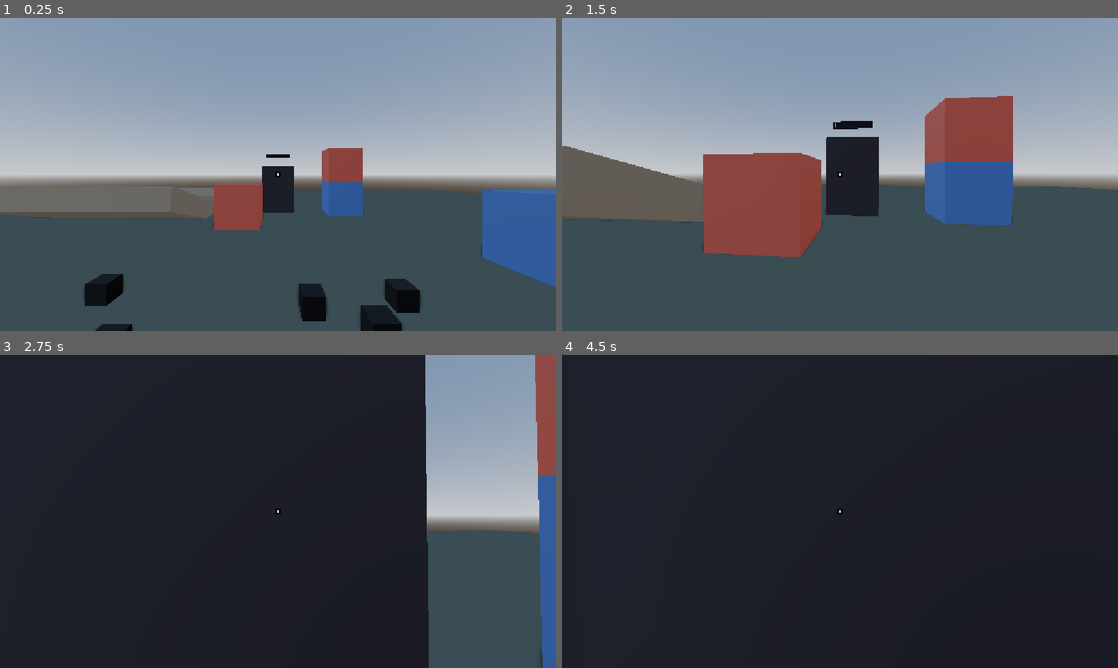
Above: before the commit, frames 1-4 (two rows, left to right).
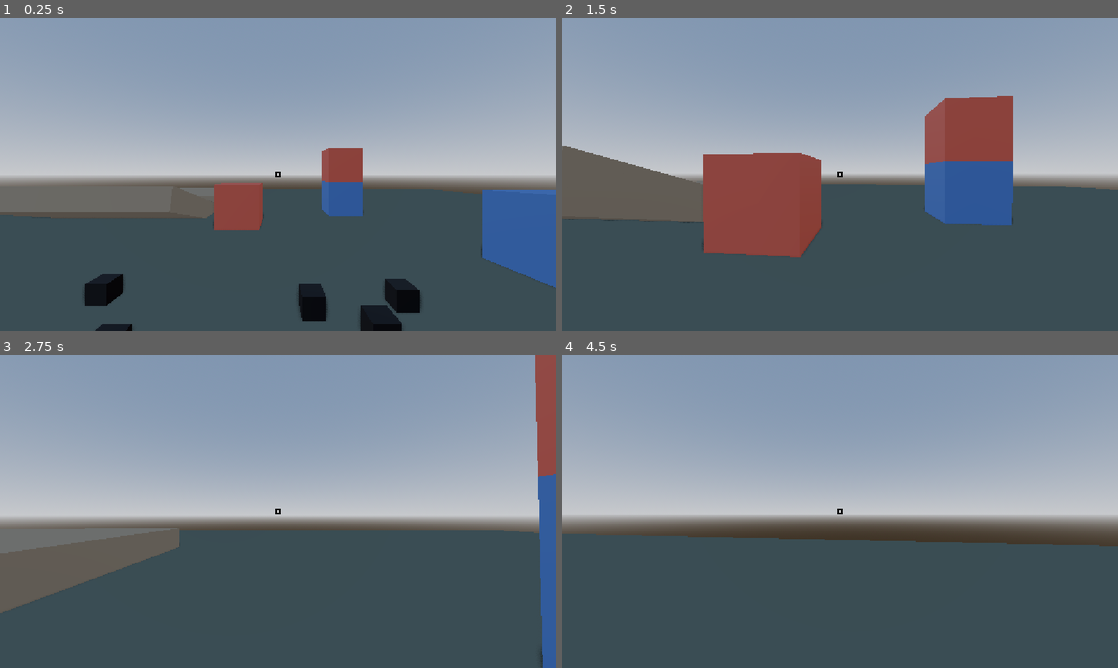
Above: after the commit, the same moments.

Repository: DisaStar-Games/protoype-juno-demi
Game: Godot game, scene res://scenes/main.tscn
Same seed, same stepped clock (60 frames per second), same inputs: the game is played once before the commit and once after it.
Inputs (mouse positions are in pixels of both pictures, inside the frame that each line leads up to):
- Up to frame 1 (0.25 s): no input
- Up to frame 2 (1.5 s): move the mouse to (867, 174) at 0.52 s; hold E (interact) 0.53-1.28 s; hold W (forward) from 0.53 s (still down); tap Space (jump) at 0.77 s; move the mouse to (812, 174) at 1.27 s; tap Ctrl (crouch) at 1.35 s
- Up to frame 3 (2.75 s): keep holding W (forward); tap Space (jump) at 1.52 s; tap E (interact) at 1.55 s; move the mouse to (289, 505) at 2.02 s; hold E (interact) from 2.03 s (still down)
- Up to frame 4 (4.5 s): keep holding W (forward); move the mouse to (834, 517) at 2.77 s; release E (interact) at 2.78 s; tap Shift (walk) at 2.85 s; tap Space (jump) at 3.02, 3.77 s; tap E (interact) at 3.05 s; move the mouse to (878, 514) at 3.52 s; hold E (interact) 3.53-4.28 s; move the mouse to (795, 508) at 4.27 s; tap Ctrl (crouch) at 4.35 s

The runs differ from the first frame. In frame 1, 0.9% of the frame differs, in the area x 37-80%, y 43-68%; in frame 2, 2.6%; in frame 3, 77%; in frame 4, 100%, in the area x 0-100%, y 0-100%.

Commit message:
Train map

Diff:
--- /dev/null
+++ b/levels/TrainBlockout.tscn
@@ -0,0 +1,574 @@
+[gd_scene format=3]
+
+[ext_resource type="PackedScene" uid="uid://jyncanbkjjnq" path="res://player/player.tscn" id="1_player"]
+[ext_resource type="PackedScene" path="res://objects/furnace.tscn" id="2_furnace"]
+[ext_resource type="PackedScene" path="res://objects/coal_pile.tscn" id="3_pile"]
+
+[sub_resource type="StandardMaterial3D" id="Mat_shell"]
+albedo_color = Color(0.22, 0.23, 0.26, 1)
+
+[sub_resource type="StandardMaterial3D" id="Mat_floor"]
+albedo_color = Color(0.13, 0.12, 0.12, 1)
+
+[sub_resource type="StandardMaterial3D" id="Mat_console"]
+albedo_color = Color(0.2, 0.35, 0.85, 1)
+
+[sub_resource type="StandardMaterial3D" id="Mat_item"]
+albedo_color = Color(0.9, 0.8, 0.2, 1)
+
+[sub_resource type="StandardMaterial3D" id="Mat_furniture"]
+albedo_color = Color(0.45, 0.32, 0.22, 1)
+
+[sub_resource type="StandardMaterial3D" id="Mat_crate"]
+albedo_color = Color(0.6, 0.42, 0.2, 1)
+
+[sub_resource type="StandardMaterial3D" id="Mat_gas"]
+albedo_color = Color(0.2, 0.8, 0.3, 1)
+
+[sub_resource type="StandardMaterial3D" id="Mat_window"]
+albedo_color = Color(0.02, 0.04, 0.12, 1)
+emission_enabled = true
+emission = Color(0.05, 0.12, 0.35, 1)
+emission_energy_multiplier = 1.5
+
+[sub_resource type="Environment" id="Environment_night"]
+background_mode = 1
+background_color = Color(0.01, 0.015, 0.03, 1)
+ambient_light_source = 2
+ambient_light_color = Color(0.25, 0.3, 0.5, 1)
+ambient_light_energy = 0.35
+tonemap_mode = 2
+ssao_enabled = true
+
+[node name="TrainBlockout" type="Node3D"]
+
+[node name="WorldEnvironment" type="WorldEnvironment" parent="."]
+environment = SubResource("Environment_night")
+
+[node name="Geometry" type="Node3D" parent="."]
+
+[node name="Labels" type="Node3D" parent="."]
+
+[node name="Lights" type="Node3D" parent="."]
+
+[node name="Floor1" type="CSGBox3D" parent="Geometry"]
+transform = Transform3D(1, 0, 0, 0, 1, 0, 0, 0, 1, 0, -0.1, 20.0)
+use_collision = true
+size = Vector3(4.4, 0.2, 40.4)
+material = SubResource("Mat_floor")
+
+[node name="Ceiling1" type="CSGBox3D" parent="Geometry"]
+transform = Transform3D(1, 0, 0, 0, 1, 0, 0, 0, 1, 0, 4.6, 20.0)
+use_collision = true
+size = Vector3(4.4, 0.2, 40.4)
+material = SubResource("Mat_shell")
+
+[node name="SideWall1" type="CSGBox3D" parent="Geometry"]
+transform = Transform3D(1, 0, 0, 0, 1, 0, 0, 0, 1, -2.1, 2.25, 20.0)
+use_collision = true
+size = Vector3(0.2, 4.5, 40.4)
+material = SubResource("Mat_shell")
+
+[node name="SideWall2" type="CSGBox3D" parent="Geometry"]
+transform = Transform3D(1, 0, 0, 0, 1, 0, 0, 0, 1, 2.1, 2.25, 20.0)
+use_collision = true
+size = Vector3(0.2, 4.5, 40.4)
+material = SubResource("Mat_shell")
+
+[node name="FrontWall1" type="CSGBox3D" parent="Geometry"]
+transform = Transform3D(1, 0, 0, 0, 1, 0, 0, 0, 1, 0, 2.25, -0.1)
+use_collision = true
+size = Vector3(4.0, 4.5, 0.2)
+material = SubResource("Mat_shell")
+
+[node name="BackWall1" type="CSGBox3D" parent="Geometry"]
+transform = Transform3D(1, 0, 0, 0, 1, 0, 0, 0, 1, 0, 2.25, 40.1)
+use_collision = true
+size = Vector3(4.0, 4.5, 0.2)
+material = SubResource("Mat_shell")
+
+[node name="Partition1" type="CSGBox3D" parent="Geometry"]
+transform = Transform3D(1, 0, 0, 0, 1, 0, 0, 0, 1, -1.4, 2.25, 8.0)
+use_collision = true
+size = Vector3(1.2, 4.5, 0.2)
+material = SubResource("Mat_shell")
+
+[node name="Partition2" type="CSGBox3D" parent="Geometry"]
+transform = Transform3D(1, 0, 0, 0, 1, 0, 0, 0, 1, 1.4, 2.25, 8.0)
+use_collision = true
+size = Vector3(1.2, 4.5, 0.2)
+material = SubResource("Mat_shell")
+
+[node name="Lintel1" type="CSGBox3D" parent="Geometry"]
+transform = Transform3D(1, 0, 0, 0, 1, 0, 0, 0, 1, 0, 3.35, 8.0)
+use_collision = true
+size = Vector3(1.6, 2.3, 0.2)
+material = SubResource("Mat_shell")
+
+[node name="Partition3" type="CSGBox3D" parent="Geometry"]
+transform = Transform3D(1, 0, 0, 0, 1, 0, 0, 0, 1, -1.4, 2.25, 16.0)
+use_collision = true
+size = Vector3(1.2, 4.5, 0.2)
+material = SubResource("Mat_shell")
+
+[node name="Partition4" type="CSGBox3D" parent="Geometry"]
+transform = Transform3D(1, 0, 0, 0, 1, 0, 0, 0, 1, 1.4, 2.25, 16.0)
+use_collision = true
+size = Vector3(1.2, 4.5, 0.2)
+material = SubResource("Mat_shell")
+
+[node name="Lintel2" type="CSGBox3D" parent="Geometry"]
+transform = Transform3D(1, 0, 0, 0, 1, 0, 0, 0, 1, 0, 3.35, 16.0)
+use_collision = true
+size = Vector3(1.6, 2.3, 0.2)
+material = SubResource("Mat_shell")
+
+[node name="Partition5" type="CSGBox3D" parent="Geometry"]
+transform = Transform3D(1, 0, 0, 0, 1, 0, 0, 0, 1, -1.4, 2.25, 24.0)
+use_collision = true
+size = Vector3(1.2, 4.5, 0.2)
+material = SubResource("Mat_shell")
+
+[node name="Partition6" type="CSGBox3D" parent="Geometry"]
+transform = Transform3D(1, 0, 0, 0, 1, 0, 0, 0, 1, 1.4, 2.25, 24.0)
+use_collision = true
+size = Vector3(1.2, 4.5, 0.2)
+material = SubResource("Mat_shell")
+
+[node name="Lintel3" type="CSGBox3D" parent="Geometry"]
+transform = Transform3D(1, 0, 0, 0, 1, 0, 0, 0, 1, 0, 3.35, 24.0)
+use_collision = true
+size = Vector3(1.6, 2.3, 0.2)
+material = SubResource("Mat_shell")
+
+[node name="Partition7" type="CSGBox3D" parent="Geometry"]
+transform = Transform3D(1, 0, 0, 0, 1, 0, 0, 0, 1, -1.4, 2.25, 32.0)
+use_collision = true
+size = Vector3(1.2, 4.5, 0.2)
+material = SubResource("Mat_shell")
+
+[node name="Partition8" type="CSGBox3D" parent="Geometry"]
+transform = Transform3D(1, 0, 0, 0, 1, 0, 0, 0, 1, 1.4, 2.25, 32.0)
+use_collision = true
+size = Vector3(1.2, 4.5, 0.2)
+material = SubResource("Mat_shell")
+
+[node name="Lintel4" type="CSGBox3D" parent="Geometry"]
+transform = Transform3D(1, 0, 0, 0, 1, 0, 0, 0, 1, 0, 3.35, 32.0)
+use_collision = true
+size = Vector3(1.6, 2.3, 0.2)
+material = SubResource("Mat_shell")
+
+[node name="FrontWindow1" type="CSGBox3D" parent="Geometry"]
+transform = Transform3D(1, 0, 0, 0, 1, 0, 0, 0, 1, 0, 2.6, 0.02)
+use_collision = false
+size = Vector3(3.0, 1.4, 0.05)
+material = SubResource("Mat_window")
+
+[node name="Window1" type="CSGBox3D" parent="Geometry"]
+transform = Transform3D(1, 0, 0, 0, 1, 0, 0, 0, 1, -1.98, 2.4, 2.0)
+use_collision = false
+size = Vector3(0.05, 1.0, 2.0)
+material = SubResource("Mat_window")
+
+[node name="Window2" type="CSGBox3D" parent="Geometry"]
+transform = Transform3D(1, 0, 0, 0, 1, 0, 0, 0, 1, -1.98, 2.4, 6.0)
+use_collision = false
+size = Vector3(0.05, 1.0, 2.0)
+material = SubResource("Mat_window")
+
+[node name="Window3" type="CSGBox3D" parent="Geometry"]
+transform = Transform3D(1, 0, 0, 0, 1, 0, 0, 0, 1, 1.98, 2.4, 2.0)
+use_collision = false
+size = Vector3(0.05, 1.0, 2.0)
+material = SubResource("Mat_window")
+
+[node name="Window4" type="CSGBox3D" parent="Geometry"]
+transform = Transform3D(1, 0, 0, 0, 1, 0, 0, 0, 1, 1.98, 2.4, 6.0)
+use_collision = false
+size = Vector3(0.05, 1.0, 2.0)
+material = SubResource("Mat_window")
+
+[node name="Window5" type="CSGBox3D" parent="Geometry"]
+transform = Transform3D(1, 0, 0, 0, 1, 0, 0, 0, 1, -1.98, 2.4, 10.0)
+use_collision = false
+size = Vector3(0.05, 1.0, 2.0)
+material = SubResource("Mat_window")
+
+[node name="Window6" type="CSGBox3D" parent="Geometry"]
+transform = Transform3D(1, 0, 0, 0, 1, 0, 0, 0, 1, -1.98, 2.4, 14.0)
+use_collision = false
+size = Vector3(0.05, 1.0, 2.0)
+material = SubResource("Mat_window")
+
+[node name="Window7" type="CSGBox3D" parent="Geometry"]
+transform = Transform3D(1, 0, 0, 0, 1, 0, 0, 0, 1, 1.98, 2.4, 10.0)
+use_collision = false
+size = Vector3(0.05, 1.0, 2.0)
+material = SubResource("Mat_window")
+
+[node name="Window8" type="CSGBox3D" parent="Geometry"]
+transform = Transform3D(1, 0, 0, 0, 1, 0, 0, 0, 1, 1.98, 2.4, 14.0)
+use_collision = false
+size = Vector3(0.05, 1.0, 2.0)
+material = SubResource("Mat_window")
+
+[node name="Window9" type="CSGBox3D" parent="Geometry"]
+transform = Transform3D(1, 0, 0, 0, 1, 0, 0, 0, 1, -1.98, 2.4, 18.0)
+use_collision = false
+size = Vector3(0.05, 1.0, 2.0)
+material = SubResource("Mat_window")
+
+[node name="Window10" type="CSGBox3D" parent="Geometry"]
+transform = Transform3D(1, 0, 0, 0, 1, 0, 0, 0, 1, -1.98, 2.4, 22.0)
+use_collision = false
+size = Vector3(0.05, 1.0, 2.0)
+material = SubResource("Mat_window")
+
+[node name="Window11" type="CSGBox3D" parent="Geometry"]
+transform = Transform3D(1, 0, 0, 0, 1, 0, 0, 0, 1, 1.98, 2.4, 18.0)
+use_collision = false
+size = Vector3(0.05, 1.0, 2.0)
+material = SubResource("Mat_window")
+
+[node name="Window12" type="CSGBox3D" parent="Geometry"]
+transform = Transform3D(1, 0, 0, 0, 1, 0, 0, 0, 1, 1.98, 2.4, 22.0)
+use_collision = false
+size = Vector3(0.05, 1.0, 2.0)
+material = SubResource("Mat_window")
+
+[node name="Window13" type="CSGBox3D" parent="Geometry"]
+transform = Transform3D(1, 0, 0, 0, 1, 0, 0, 0, 1, -1.98, 2.4, 26.0)
+use_collision = false
+size = Vector3(0.05, 1.0, 2.0)
+material = SubResource("Mat_window")
+
+[node name="Window14" type="CSGBox3D" parent="Geometry"]
+transform = Transform3D(1, 0, 0, 0, 1, 0, 0, 0, 1, -1.98, 2.4, 30.0)
+use_collision = false
+size = Vector3(0.05, 1.0, 2.0)
+material = SubResource("Mat_window")
+
+[node name="Window15" type="CSGBox3D" parent="Geometry"]
+transform = Transform3D(1, 0, 0, 0, 1, 0, 0, 0, 1, 1.98, 2.4, 26.0)
+use_collision = false
+size = Vector3(0.05, 1.0, 2.0)
+material = SubResource("Mat_window")
+
+[node name="Window16" type="CSGBox3D" parent="Geometry"]
+transform = Transform3D(1, 0, 0, 0, 1, 0, 0, 0, 1, 1.98, 2.4, 30.0)
+use_collision = false
+size = Vector3(0.05, 1.0, 2.0)
+material = SubResource("Mat_window")
+
+[node name="Window17" type="CSGBox3D" parent="Geometry"]
+transform = Transform3D(1, 0, 0, 0, 1, 0, 0, 0, 1, -1.98, 2.4, 34.0)
+use_collision = false
+size = Vector3(0.05, 1.0, 2.0)
+material = SubResource("Mat_window")
+
+[node name="Window18" type="CSGBox3D" parent="Geometry"]
+transform = Transform3D(1, 0, 0, 0, 1, 0, 0, 0, 1, -1.98, 2.4, 38.0)
+use_collision = false
+size = Vector3(0.05, 1.0, 2.0)
+material = SubResource("Mat_window")
+
+[node name="Window19" type="CSGBox3D" parent="Geometry"]
+transform = Transform3D(1, 0, 0, 0, 1, 0, 0, 0, 1, 1.98, 2.4, 34.0)
+use_collision = false
+size = Vector3(0.05, 1.0, 2.0)
+material = SubResource("Mat_window")
+
+[node name="Window20" type="CSGBox3D" parent="Geometry"]
+transform = Transform3D(1, 0, 0, 0, 1, 0, 0, 0, 1, 1.98, 2.4, 38.0)
+use_collision = false
+size = Vector3(0.05, 1.0, 2.0)
+material = SubResource("Mat_window")
+
+[node name="Console1" type="CSGBox3D" parent="Geometry"]
+transform = Transform3D(1, 0, 0, 0, 1, 0, 0, 0, 1, 0, 0.5, 1.3)
+use_collision = true
+size = Vector3(3.0, 1.0, 0.9)
+material = SubResource("Mat_console")
+
+[node name="Shelf1" type="CSGBox3D" parent="Geometry"]
+transform = Transform3D(1, 0, 0, 0, 1, 0, 0, 0, 1, -1.75, 1.6, 4.5)
+use_collision = true
+size = Vector3(0.5, 0.1, 3.0)
+material = SubResource("Mat_item")
+
+[node name="Bed1" type="CSGBox3D" parent="Geometry"]
+transform = Transform3D(1, 0, 0, 0, 1, 0, 0, 0, 1, 1.35, 0.25, 6.6)
+use_collision = true
+size = Vector3(1.2, 0.5, 2.2)
+material = SubResource("Mat_furniture")
+
+[node name="Seat1" type="CSGBox3D" parent="Geometry"]
+transform = Transform3D(1, 0, 0, 0, 1, 0, 0, 0, 1, -1.4, 0.25, 10.0)
+use_collision = true
+size = Vector3(0.9, 0.5, 0.9)
+material = SubResource("Mat_furniture")
+
+[node name="Seat2" type="CSGBox3D" parent="Geometry"]
+transform = Transform3D(1, 0, 0, 0, 1, 0, 0, 0, 1, 1.4, 0.25, 10.0)
+use_collision = true
+size = Vector3(0.9, 0.5, 0.9)
+material = SubResource("Mat_furniture")
+
+[node name="Seat3" type="CSGBox3D" parent="Geometry"]
+transform = Transform3D(1, 0, 0, 0, 1, 0, 0, 0, 1, -1.4, 0.25, 12.0)
+use_collision = true
+size = Vector3(0.9, 0.5, 0.9)
+material = SubResource("Mat_furniture")
+
+[node name="Seat4" type="CSGBox3D" parent="Geometry"]
+transform = Transform3D(1, 0, 0, 0, 1, 0, 0, 0, 1, 1.4, 0.25, 12.0)
+use_collision = true
+size = Vector3(0.9, 0.5, 0.9)
+material = SubResource("Mat_furniture")
+
+[node name="Seat5" type="CSGBox3D" parent="Geometry"]
+transform = Transform3D(1, 0, 0, 0, 1, 0, 0, 0, 1, -1.4, 0.25, 14.0)
+use_collision = true
+size = Vector3(0.9, 0.5, 0.9)
+material = SubResource("Mat_furniture")
+
+[node name="Seat6" type="CSGBox3D" parent="Geometry"]
+transform = Transform3D(1, 0, 0, 0, 1, 0, 0, 0, 1, 1.4, 0.25, 14.0)
+use_collision = true
+size = Vector3(0.9, 0.5, 0.9)
+material = SubResource("Mat_furniture")
+
+[node name="Crate1" type="CSGBox3D" parent="Geometry"]
+transform = Transform3D(1, 0, 0, 0, 1, 0, 0, 0, 1, -1.3, 0.6, 18.0)
+use_collision = true
+size = Vector3(1.2, 1.2, 1.2)
+material = SubResource("Mat_crate")
+
+[node name="Crate2" type="CSGBox3D" parent="Geometry"]
+transform = Transform3D(1, 0, 0, 0, 1, 0, 0, 0, 1, -1.3, 0.5, 19.4)
+use_collision = true
+size = Vector3(1.0, 1.0, 1.0)
+material = SubResource("Mat_crate")
+
+[node name="Crate3" type="CSGBox3D" parent="Geometry"]
+transform = Transform3D(1, 0, 0, 0, 1, 0, 0, 0, 1, 1.2, 0.65, 21.0)
+use_collision = true
+size = Vector3(1.3, 1.3, 1.3)
+material = SubResource("Mat_crate")
+
+[node name="Crate4" type="CSGBox3D" parent="Geometry"]
+transform = Transform3D(1, 0, 0, 0, 1, 0, 0, 0, 1, -1.2, 0.55, 22.5)
+use_collision = true
+size = Vector3(1.1, 1.1, 1.1)
+material = SubResource("Mat_crate")
+
+[node name="Crate5" type="CSGBox3D" parent="Geometry"]
+transform = Transform3D(1, 0, 0, 0, 1, 0, 0, 0, 1, 1.4, 0.45, 18.5)
+use_collision = true
+size = Vector3(0.9, 0.9, 0.9)
+material = SubResource("Mat_crate")
+
+[node name="BrakeReservoir1" type="CSGBox3D" parent="Geometry"]
+transform = Transform3D(1, 0, 0, 0, 1, 0, 0, 0, 1, -1.5, 0.6, 30.6)
+use_collision = true
+size = Vector3(0.8, 1.2, 0.8)
+material = SubResource("Mat_console")
+
+[node name="Pipe1" type="CSGCylinder3D" parent="Geometry"]
+transform = Transform3D(1, 0, 0, 0, 0, -1, 0, 1, 0, -1.85, 1.0, 36.0)
+use_collision = true
+radius = 0.12
+height = 7.6
+material = SubResource("Mat_gas")
+
+[node name="Pipe2" type="CSGCylinder3D" parent="Geometry"]
+transform = Transform3D(1, 0, 0, 0, 0, -1, 0, 1, 0, -1.85, 3.2, 36.0)
+use_collision = true
+radius = 0.12
+height = 7.6
+material = SubResource("Mat_gas")
+
+[node name="Pipe3" type="CSGCylinder3D" parent="Geometry"]
+transform = Transform3D(1, 0, 0, 0, 0, -1, 0, 1, 0, 1.85, 1.0, 36.0)
+use_collision = true
+radius = 0.12
+height = 7.6
+material = SubResource("Mat_gas")
+
+[node name="Pipe4" type="CSGCylinder3D" parent="Geometry"]
+transform = Transform3D(1, 0, 0, 0, 0, -1, 0, 1, 0, 1.85, 3.2, 36.0)
+use_collision = true
+radius = 0.12
+height = 7.6
+material = SubResource("Mat_gas")
+
+[node name="Label1" type="Label3D" parent="Labels"]
+transform = Transform3D(1, 0, 0, 0, 1, 0, 0, 0, 1, 0, 4.0, 4.0)
+billboard = 1
+pixel_size = 0.01
+font_size = 96
+outline_size = 12
+modulate = Color(1, 1, 1, 1)
+text = "COCKPIT"
+
+[node name="RoomLight1" type="OmniLight3D" parent="Lights"]
+transform = Transform3D(1, 0, 0, 0, 1, 0, 0, 0, 1, 0, 3.9, 4.0)
+light_color = Color(1, 0.9, 0.7, 1)
+light_energy = 1.2
+shadow_enabled = true
+omni_range = 9.0
+
+[node name="Label2" type="Label3D" parent="Labels"]
+transform = Transform3D(1, 0, 0, 0, 1, 0, 0, 0, 1, 0, 4.0, 12.0)
+billboard = 1
+pixel_size = 0.01
+font_size = 96
+outline_size = 12
+modulate = Color(1, 1, 1, 1)
+text = "CABIN A"
+
+[node name="RoomLight2" type="OmniLight3D" parent="Lights"]
+transform = Transform3D(1, 0, 0, 0, 1, 0, 0, 0, 1, 0, 3.9, 12.0)
+light_color = Color(1, 0.85, 0.6, 1)
+light_energy = 1.2
+shadow_enabled = true
+omni_range = 9.0
+
+[node name="Label3" type="Label3D" parent="Labels"]
+transform = Transform3D(1, 0, 0, 0, 1, 0, 0, 0, 1, 0, 4.0, 20.0)
+billboard = 1
+pixel_size = 0.01
+font_size = 96
+outline_size = 12
+modulate = Color(1, 1, 1, 1)
+text = "CABIN B (CARGO)"
+
+[node name="RoomLight3" type="OmniLight3D" parent="Lights"]
+transform = Transform3D(1, 0, 0, 0, 1, 0, 0, 0, 1, 0, 3.9, 20.0)
+light_color = Color(1, 0.85, 0.6, 1)
+light_energy = 1.2
+shadow_enabled = true
+omni_range = 9.0
+
+[node name="Label4" type="Label3D" parent="Labels"]
+transform = Transform3D(1, 0, 0, 0, 1, 0, 0, 0, 1, 0, 4.0, 28.0)
+billboard = 1
+pixel_size = 0.01
+font_size = 96
+outline_size = 12
+modulate = Color(1, 1, 1, 1)
+text = "MECHANICAL ROOM"
+
+[node name="RoomLight4" type="OmniLight3D" parent="Lights"]
+transform = Transform3D(1, 0, 0, 0, 1, 0, 0, 0, 1, 0, 3.9, 28.0)
+light_color = Color(1, 0.55, 0.25, 1)
+light_energy = 1.2
+shadow_enabled = true
+omni_range = 9.0
+
+[node name="Label5" type="Label3D" parent="Labels"]
+transform = Transform3D(1, 0, 0, 0, 1, 0, 0, 0, 1, 0, 4.0, 36.0)
+billboard = 1
+pixel_size = 0.01
+font_size = 96
+outline_size = 12
+modulate = Color(1, 1, 1, 1)
+text = "GAS CHAMBER"
+
+[node name="RoomLight5" type="OmniLight3D" parent="Lights"]
+transform = Transform3D(1, 0, 0, 0, 1, 0, 0, 0, 1, 0, 3.9, 36.0)
+light_color = Color(0.4, 1, 0.5, 1)
+light_energy = 1.2
+shadow_enabled = true
+omni_range = 9.0
+
+[node name="Label6" type="Label3D" parent="Labels"]
+transform = Transform3D(1, 0, 0, 0, 1, 0, 0, 0, 1, 0, 1.6, 1.3)
+billboard = 1
+pixel_size = 0.01
+font_size = 48
+outline_size = 12
+modulate = Color(0.5, 0.7, 1, 1)
+text = "Console"
+
+[node name="Label7" type="Label3D" parent="Labels"]
+transform = Transform3D(1, 0, 0, 0, 1, 0, 0, 0, 1, -1.5, 2.1, 4.5)
+billboard = 1
+pixel_size = 0.01
+font_size = 40
+outline_size = 12
+modulate = Color(1, 0.9, 0.3, 1)
+text = "Shelf (items)"
+
+[node name="Label8" type="Label3D" parent="Labels"]
+transform = Transform3D(1, 0, 0, 0, 1, 0, 0, 0, 1, 1.35, 1.1, 6.6)
+billboard = 1
+pixel_size = 0.01
+font_size = 40
+outline_size = 12
+modulate = Color(1, 1, 1, 1)
+text = "Bed"
+
+[node name="Label9" type="Label3D" parent="Labels"]
+transform = Transform3D(1, 0, 0, 0, 1, 0, 0, 0, 1, 0, 1.4, 12.0)
+billboard = 1
+pixel_size = 0.01
+font_size = 40
+outline_size = 12
+modulate = Color(1, 1, 1, 1)
+text = "Seats"
+
+[node name="Label10" type="Label3D" parent="Labels"]
+transform = Transform3D(1, 0, 0, 0, 1, 0, 0, 0, 1, 0, 2.6, 20.0)
+billboard = 1
+pixel_size = 0.01
+font_size = 40
+outline_size = 12
+modulate = Color(1, 1, 1, 1)
+text = "Cargo"
+
+[node name="Label11" type="Label3D" parent="Labels"]
+transform = Transform3D(1, 0, 0, 0, 1, 0, 0, 0, 1, -1.5, 1.7, 30.6)
+billboard = 1
+pixel_size = 0.01
+font_size = 40
+outline_size = 12
+modulate = Color(0.5, 0.7, 1, 1)
+text = "Brake reservoir"
+
+[node name="Label12" type="Label3D" parent="Labels"]
+transform = Transform3D(1, 0, 0, 0, 1, 0, 0, 0, 1, -1.3, 1.9, 26.3)
+billboard = 1
+pixel_size = 0.01
+font_size = 40
+outline_size = 12
+modulate = Color(1, 0.9, 0.3, 1)
+text = "Coal pile"
+
+[node name="Label13" type="Label3D" parent="Labels"]
+transform = Transform3D(1, 0, 0, 0, 1, 0, 0, 0, 1, 0.9, 4.2, 29.0)
+billboard = 1
+pixel_size = 0.01
+font_size = 48
+outline_size = 12
+modulate = Color(1, 0.6, 0.3, 1)
+text = "Furnace"
+
+[node name="Label14" type="Label3D" parent="Labels"]
+transform = Transform3D(1, 0, 0, 0, 1, 0, 0, 0, 1, 0, 2.2, 36.0)
+billboard = 1
+pixel_size = 0.01
+font_size = 40
+outline_size = 12
+modulate = Color(0.4, 1, 0.5, 1)
+text = "Gas pipes"
+
+[node name="Furnace" parent="." instance=ExtResource("2_furnace")]
+transform = Transform3D(-1, 0, 0, 0, 1, 0, 0, 0, -1, 0.9, 0, 29.0)
+
+[node name="CoalPile" parent="." instance=ExtResource("3_pile")]
+transform = Transform3D(1, 0, 0, 0, 1, 0, 0, 0, 1, -1.2, 0, 26.3)
+
+[node name="Player" parent="." instance=ExtResource("1_player")]
+transform = Transform3D(1, 0, 0, 0, 1, 0, 0, 0, 1, -0.3, 0.1, 4.5)
--- /dev/null
+++ b/objects/coal_pile.gd
@@ -0,0 +1,12 @@
+extends StaticBody3D
+
+## Endless coal source: the player grabs a fresh coal cube straight from the pile.
+
+@export var coal_scene: PackedScene
+
+
+func spawn_coal() -> RigidBody3D:
+	var coal := coal_scene.instantiate() as RigidBody3D
+	get_tree().current_scene.add_child(coal)
+	coal.global_position = global_position + Vector3(0, 0.8, 0)
+	return coal
--- /dev/null
+++ b/objects/coal_pile.tscn
@@ -0,0 +1,43 @@
+[gd_scene format=3]
+
+[ext_resource type="Script" path="res://objects/coal_pile.gd" id="1_pile"]
+[ext_resource type="PackedScene" path="res://objects/coal.tscn" id="2_coal"]
+
+[sub_resource type="StandardMaterial3D" id="StandardMaterial3D_pile"]
+albedo_color = Color(0.1, 0.1, 0.11, 1)
+roughness = 0.8
+
+[sub_resource type="BoxMesh" id="BoxMesh_base"]
+material = SubResource("StandardMaterial3D_pile")
+size = Vector3(1.6, 0.5, 1.6)
+
+[sub_resource type="BoxMesh" id="BoxMesh_mid"]
+material = SubResource("StandardMaterial3D_pile")
+size = Vector3(1.1, 0.4, 1.1)
+
+[sub_resource type="BoxMesh" id="BoxMesh_top"]
+material = SubResource("StandardMaterial3D_pile")
+size = Vector3(0.6, 0.3, 0.6)
+
+[sub_resource type="BoxShape3D" id="BoxShape3D_pile"]
+size = Vector3(1.6, 0.9, 1.6)
+
+[node name="CoalPile" type="StaticBody3D" groups=["coal_pile"]]
+script = ExtResource("1_pile")
+coal_scene = ExtResource("2_coal")
+
+[node name="Base" type="MeshInstance3D" parent="."]
+transform = Transform3D(1, 0, 0, 0, 1, 0, 0, 0, 1, 0, 0.25, 0)
+mesh = SubResource("BoxMesh_base")
+
+[node name="Mid" type="MeshInstance3D" parent="."]
+transform = Transform3D(0.94, 0, 0.342, 0, 1, 0, -0.342, 0, 0.94, 0, 0.7, 0)
+mesh = SubResource("BoxMesh_mid")
+
+[node name="Top" type="MeshInstance3D" parent="."]
+transform = Transform3D(0.766, 0, -0.643, 0, 1, 0, 0.643, 0, 0.766, 0.05, 1.05, 0)
+mesh = SubResource("BoxMesh_top")
+
+[node name="CollisionShape3D" type="CollisionShape3D" parent="."]
+transform = Transform3D(1, 0, 0, 0, 1, 0, 0, 0, 1, 0, 0.45, 0)
+shape = SubResource("BoxShape3D_pile")
--- a/player/player.gd
+++ b/player/player.gd
@@ -123,30 +123,46 @@
 
 func _process(_delta: float) -> void:
 	# Highlight the crosshair when our hands are empty and a coal is in reach.
-	var can_grab := held_coal == null and get_aimed_coal() != null
+	var can_grab := held_coal == null and (get_aimed_coal() != null or get_aimed_pile() != null)
 	crosshair_dot.color = Color.YELLOW if can_grab else Color.WHITE
 
 
 func try_interact() -> void:
-	# E picks up the coal we're looking at, or throws the one we're holding.
+	# E throws the coal we're holding, or grabs a loose coal / one from the pile.
 	if held_coal != null:
 		throw_coal()
-	else:
-		var coal := get_aimed_coal()
-		if coal != null:
-			pick_up_coal(coal)
+		return
+
+	var coal := get_aimed_coal()
+	if coal == null:
+		var pile := get_aimed_pile()
+		if pile != null:
+			coal = pile.spawn_coal()
+	if coal != null:
+		pick_up_coal(coal)
 
 
 ## The coal the crosshair is currently resting on, or null.
 func get_aimed_coal() -> RigidBody3D:
+	var collider := get_aimed_collider()
+	if collider is RigidBody3D and collider.is_in_group("coal"):
+		return collider
+	return null
+
+
+## The coal pile the crosshair is currently resting on, or null.
+func get_aimed_pile() -> Node:
+	var collider := get_aimed_collider()
+	if collider != null and collider.is_in_group("coal_pile"):
+		return collider
+	return null
+
+
+func get_aimed_collider() -> Object:
 	interact_ray.force_raycast_update()
 	if not interact_ray.is_colliding():
 		return null
-
-	var collider := interact_ray.get_collider()
-	if collider is RigidBody3D and collider.is_in_group("coal"):
-		return collider
-	return null
+	return interact_ray.get_collider()
 
 
 func pick_up_coal(coal: RigidBody3D) -> void:
--- a/scenes/main.tscn
+++ b/scenes/main.tscn
@@ -69,7 +69,7 @@
 [node name="Ground" type="StaticBody3D" parent="." unique_id=591651758]
 
 [node name="MeshInstance3D" type="MeshInstance3D" parent="Ground" unique_id=1860020140]
-transform = Transform3D(1, 0, 0, 0, 1, 0, 0, 0, 1, 0, -0.5, 0)
+transform = Transform3D(0.999984, 0.003257472, 0.0046051075, -0.0032330984, 0.9999808, -0.005294684, -0.004622252, 0.005279723, 0.9999753, 0, -0.5, 0)
 mesh = SubResource("BoxMesh_ground")
 
 [node name="CollisionShape3D" type="CollisionShape3D" parent="Ground" unique_id=1348715658]
@@ -140,7 +140,7 @@
 transform = Transform3D(1, 0, 0, 0, 1, 0, 0, 0, 1, 0, 1.5, 8)
 
 [node name="Furnace" parent="." unique_id=1875925665 instance=ExtResource("3_furnace")]
-transform = Transform3D(1, 0, 0, 0, 1, 0, 0, 0, 1, 0, 0, -6)
+transform = Transform3D(-4.371139e-08, 0, 1, 0, 1, 0, -1, 0, -4.371139e-08, -8.7897215, 0, 5.44337)
 
 [node name="Coal1" parent="." unique_id=1375331871 instance=ExtResource("2_coal")]
 transform = Transform3D(1, 0, 0, 0, 1, 0, 0, 0, 1, 1.5, 0.2, 5)
Not shown, added: objects/coal_pile.gd.uid
Not shown, added: TRAIN_GAME_BLOCKOUT_PLAN.md
